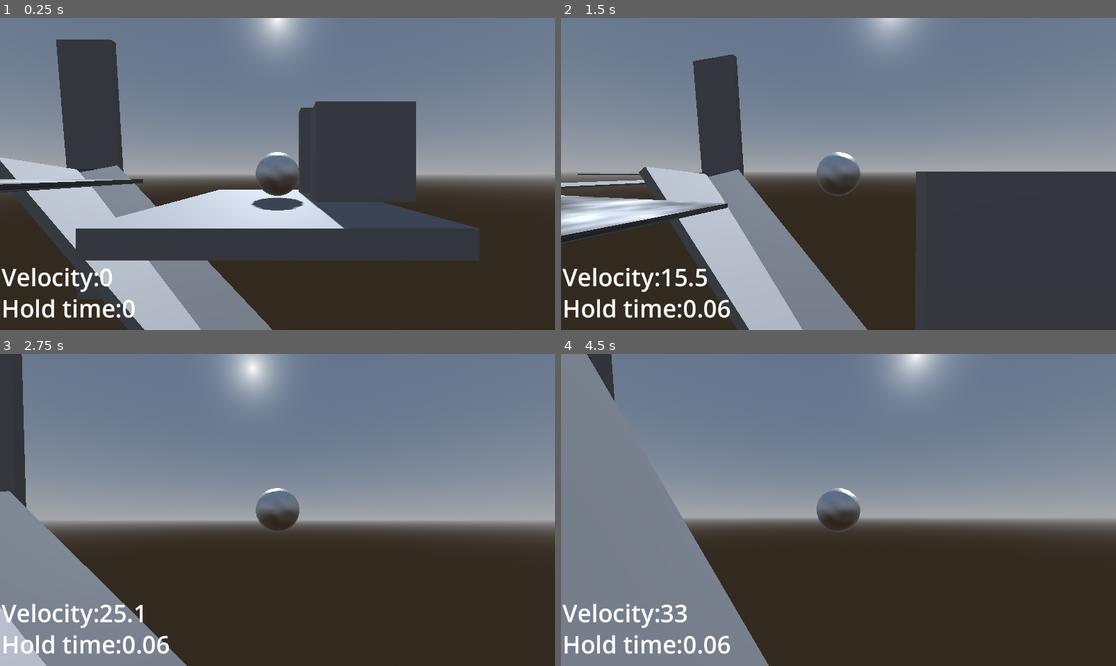
Above: before the commit, frames 1-4 (two rows, left to right).
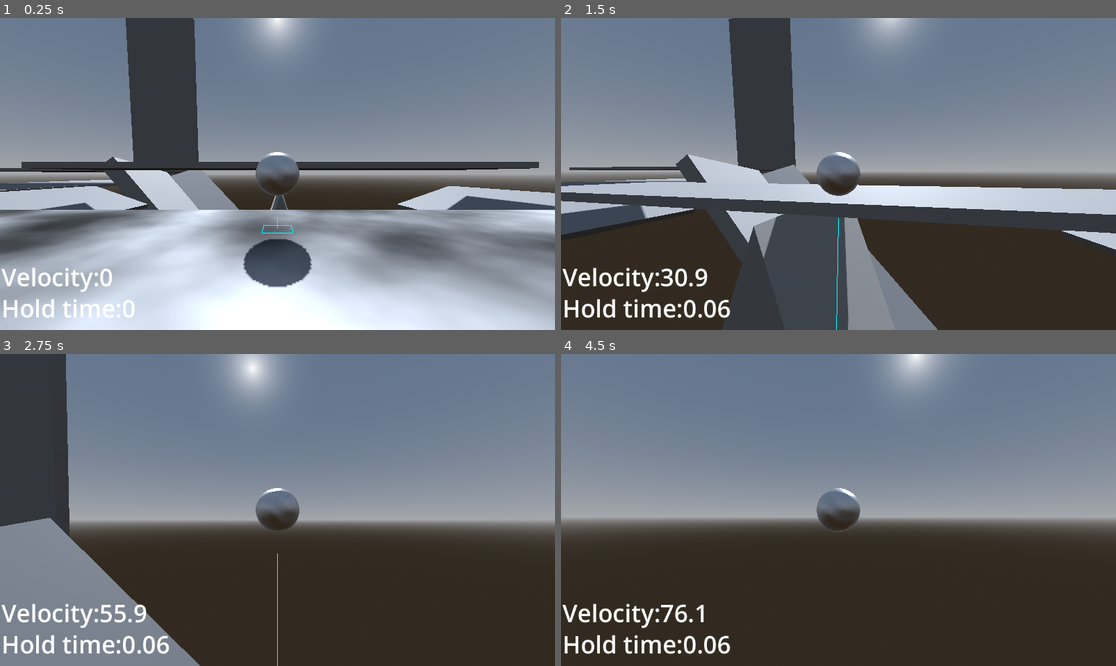
Above: after the commit, the same moments.

Repository: kylekrause3/godotballgame
Game: Godot game, scene res://Levels/Scene 1.tscn
Two runs of this game, one before a commit and one after it. Both use one fixed random seed, a clock stepped at 60 frames per second and the inputs below.
Inputs (mouse positions are in pixels of both pictures, inside the frame that each line leads up to):
- Up to frame 1 (0.25 s): no input
- Up to frame 2 (1.5 s): tap Enter at 0.5 s; move the mouse to (866, 174) at 0.52 s; hold Shift (sprint) 0.53-1.28 s; hold W (up) from 0.53 s (still down); click (866, 174) at 0.67 s; tap Space (jump) at 0.77, 1.07 s; tap Ctrl (slam, bound only after the commit) at 0.8, 1.35 s; move the mouse to (810, 174) at 1.27 s; click (810, 174) at 1.42 s
- Up to frame 3 (2.75 s): keep holding W (up); tap Space (jump) at 1.52, 1.55, 1.82 s; move the mouse to (288, 503) at 2.02 s; hold Space (jump) from 2.03 s (still down); click (288, 503) at 2.17 s; tap Shift (sprint) at 2.3 s
- Up to frame 4 (4.5 s): keep holding W (up); move the mouse to (832, 516) at 2.77 s; release Space (jump) at 2.78 s; tap Shift (sprint) at 2.85, 4.35 s; click (832, 516) at 2.92 s; tap Space (jump) at 3.02, 3.32, 3.77, 3.8, 4.07 s; tap Ctrl (slam, bound only after the commit) at 3.05 s; move the mouse to (877, 513) at 3.52 s; hold Ctrl (slam, bound only after the commit) 3.53-4.28 s; click (877, 513) at 3.67 s; move the mouse to (794, 506) at 4.27 s; click (794, 506) at 4.42 s

The runs differ from the first frame. In frame 1, 59% of the frame differs, in the area x 0-100%, y 0-100%; in frame 2, 43%; in frame 3, 6.6%; in frame 4, 15%.

Commit message:
maxvelosteer slam groundline sprintfov

Diff:
--- a/CameraFollow.gd
+++ b/CameraFollow.gd
@@ -7,6 +7,7 @@
 @export var raycast : RayCast3D
 @export var zoom_fov : bool = false
 @export var zoom_amount : float = 0.5
+@export var fov_change_rate : float = 100
 
 var mouse_input : Vector2 = Vector2.ZERO
 var view_sensitivity_scalar : float = 0.25
@@ -21,6 +22,8 @@
 
 var collision_mask = 0b00000000_00000000_00000000_00000001
 
+@onready var desired_fov = self.fov
+
 func _ready():
 	if target == null:
 		target.position = self.position
@@ -31,7 +34,7 @@
 	raycast.add_exception(target)
 
 
-func _process(_delta):
+func _process(delta):
 	self.position = target.position
 	var backward = get_backward(self.rotation)
 
@@ -49,15 +52,11 @@
 	else:
 		self.position += orbit_radius * backward
 
+	if self.fov - desired_fov > 0:
+		self.fov -= delta * fov_change_rate
+	elif self.fov - desired_fov < 0:
+		self.fov += delta * fov_change_rate
 
-
-	# if(raycast.is_colliding()) stoppign here, realized i cant do it stemming from camera bah
-	'if(touching_ground):
-		if(self.position.y < ground_body.position.y):
-			self.position.y = ground_body.position.y'
-	'if(self.position.y < target.position.y):
-		self.position.y = target.position.y'
-	# TODO: Add collider to camera so you can free rotate if theres no floor
 
 func _input(event):
 	if event is InputEventMouseMotion and do_mouse_movement:
@@ -76,12 +75,14 @@
 		if event.button_index == MOUSE_BUTTON_WHEEL_UP:
 			if zoom_fov:
 				self.fov -= zoom_amount
+				desired_fov -= zoom_amount
 			else:
 				if orbit_radius - zoom_amount > 0:
 					orbit_radius -= zoom_amount
 		if event.button_index == MOUSE_BUTTON_WHEEL_DOWN:
 			if zoom_fov:
 				self.fov += zoom_amount
+				desired_fov += zoom_amount
 			else:
 				orbit_radius += zoom_amount
 	elif event is InputEventKey and event.pressed:
@@ -96,3 +97,7 @@
 	ret = ret.rotated(Vector3(1, 0, 0), rot.x)
 	ret = ret.rotated(Vector3(0, 1, 0), rot.y)
 	return ret.normalized()
+
+
+func set_desired_fov(fov : float) -> void:
+	desired_fov = fov
--- /dev/null
+++ b/DrawLine3D.gd
@@ -0,0 +1,118 @@
+# SOURCE: https://github.com/klaykree/Godot-3D-Lines
+extends Node2D
+
+class Line:
+	var Start
+	var End
+	var LineColor
+	var time
+
+	func _init(Start, End, LineColor, time):
+		self.Start = Start
+		self.End = End
+		self.LineColor = LineColor
+		self.time = time
+
+var Lines = []
+var RemovedLine = false
+
+func _process(delta):
+	for i in range(len(Lines)):
+		Lines[i].time -= delta
+
+	if(len(Lines) > 0 || RemovedLine):
+		queue_redraw() #Calls _draw
+		RemovedLine = false
+
+func _draw():
+	var Cam = get_viewport().get_camera_3d()
+	for i in range(len(Lines)):
+		var ScreenPointStart = Cam.unproject_position(Lines[i].Start)
+		var ScreenPointEnd = Cam.unproject_position(Lines[i].End)
+
+		#Dont draw line if either start or end is considered behind the camera
+		#this causes the line to not be drawn sometimes but avoids a bug where the
+		#line is drawn incorrectly
+		if(Cam.is_position_behind(Lines[i].Start) ||
+			Cam.is_position_behind(Lines[i].End)):
+			continue
+
+		draw_line(ScreenPointStart, ScreenPointEnd, Lines[i].LineColor)
+
+	#Remove lines that have timed out
+	var i = Lines.size() - 1
+	while (i >= 0):
+		if(Lines[i].time < 0.0):
+			Lines.remove_at(i)
+			RemovedLine = true
+		i -= 1
+
+func DrawLine(Start, End, LineColor, time = 0.0):
+	Lines.append(Line.new(Start, End, LineColor, time))
+
+func DrawRay(Start, Ray, LineColor, time = 0.0):
+	Lines.append(Line.new(Start, Start + Ray, LineColor, time))
+
+func DrawCube(Center, HalfExtents, LineColor, time = 0.0):
+	#Start at the 'top left'
+	var LinePointStart = Center
+	LinePointStart.x -= HalfExtents
+	LinePointStart.y += HalfExtents
+	LinePointStart.z -= HalfExtents
+
+	#Draw top square
+	var LinePointEnd = LinePointStart + Vector3(0, 0, HalfExtents * 2.0)
+	DrawLine(LinePointStart, LinePointEnd, LineColor, time);
+	LinePointStart = LinePointEnd
+	LinePointEnd = LinePointStart + Vector3(HalfExtents * 2.0, 0, 0)
+	DrawLine(LinePointStart, LinePointEnd, LineColor, time);
+	LinePointStart = LinePointEnd
+	LinePointEnd = LinePointStart + Vector3(0, 0, -HalfExtents * 2.0)
+	DrawLine(LinePointStart, LinePointEnd, LineColor, time);
+	LinePointStart = LinePointEnd
+	LinePointEnd = LinePointStart + Vector3(-HalfExtents * 2.0, 0, 0)
+	DrawLine(LinePointStart, LinePointEnd, LineColor, time);
+
+	#Draw bottom square
+	LinePointStart = LinePointEnd + Vector3(0, -HalfExtents * 2.0, 0)
+	LinePointEnd = LinePointStart + Vector3(0, 0, HalfExtents * 2.0)
+	DrawLine(LinePointStart, LinePointEnd, LineColor, time);
+	LinePointStart = LinePointEnd
+	LinePointEnd = LinePointStart + Vector3(HalfExtents * 2.0, 0, 0)
+	DrawLine(LinePointStart, LinePointEnd, LineColor, time);
+	LinePointStart = LinePointEnd
+	LinePointEnd = LinePointStart + Vector3(0, 0, -HalfExtents * 2.0)
+	DrawLine(LinePointStart, LinePointEnd, LineColor, time);
+	LinePointStart = LinePointEnd
+	LinePointEnd = LinePointStart + Vector3(-HalfExtents * 2.0, 0, 0)
+	DrawLine(LinePointStart, LinePointEnd, LineColor, time);
+
+	#Draw vertical lines
+	LinePointStart = LinePointEnd
+	DrawRay(LinePointStart, Vector3(0, HalfExtents * 2.0, 0), LineColor, time)
+	LinePointStart += Vector3(0, 0, HalfExtents * 2.0)
+	DrawRay(LinePointStart, Vector3(0, HalfExtents * 2.0, 0), LineColor, time)
+	LinePointStart += Vector3(HalfExtents * 2.0, 0, 0)
+	DrawRay(LinePointStart, Vector3(0, HalfExtents * 2.0, 0), LineColor, time)
+	LinePointStart += Vector3(0, 0, -HalfExtents * 2.0)
+	DrawRay(LinePointStart, Vector3(0, HalfExtents * 2.0, 0), LineColor, time)
+
+# me :3
+func DrawSquare(Center, HalfExtents, LineColor, time = 0.0):
+	#Start at the 'top left'
+	var LinePointStart = Center
+	LinePointStart.x -= HalfExtents
+	LinePointStart.z -= HalfExtents
+
+	#Draw top square
+	var LinePointEnd = LinePointStart + Vector3(0, 0, HalfExtents * 2.0)
+	DrawLine(LinePointStart, LinePointEnd, LineColor, time);
+	LinePointStart = LinePointEnd
+	LinePointEnd = LinePointStart + Vector3(HalfExtents * 2.0, 0, 0)
+	DrawLine(LinePointStart, LinePointEnd, LineColor, time);
+	LinePointStart = LinePointEnd
+	LinePointEnd = LinePointStart + Vector3(0, 0, -HalfExtents * 2.0)
+	DrawLine(LinePointStart, LinePointEnd, LineColor, time);
+	LinePointStart = LinePointEnd
+	LinePointEnd = LinePointStart + Vector3(-HalfExtents * 2.0, 0, 0)
+	DrawLine(LinePointStart, LinePointEnd, LineColor, time);
--- /dev/null
+++ b/GroundLine.gd
@@ -0,0 +1,29 @@
+extends RayCast3D
+
+@export var target : Node3D
+
+var LineDrawer = preload("res://DrawLine3D.gd").new()
+var do_draw : bool = false
+
+var line_color : Color = Color(0, 255, 100)
+
+
+# Called when the node enters the scene tree for the first time.
+func _ready():
+	add_child(LineDrawer)
+	self.target_position = Vector3(0, -100, 0)
+
+
+# Called every frame. 'delta' is the elapsed time since the previous frame.
+func _process(delta):
+	self.position = target.position
+
+	var collision_point = self.get_collision_point()
+	if self.is_colliding() && do_draw:
+		if target.position.y > collision_point.y:
+			LineDrawer.DrawLine(target.position, collision_point, line_color)
+		LineDrawer.DrawSquare(collision_point, 1.0, line_color)
+
+
+func set_draw(condition : bool):
+	do_draw = condition;
--- a/Levels/Scene 1.tscn
+++ b/Levels/Scene 1.tscn
@@ -1,7 +1,7 @@
-[gd_scene load_steps=14 format=3 uid="uid://dy6ow1x3nitpe"]
+[gd_scene load_steps=17 format=3 uid="uid://dy6ow1x3nitpe"]
 
 [ext_resource type="PackedScene" uid="uid://cdxgs6xtn4sb1" path="res://world.tscn" id="1_n61jw"]
-[ext_resource type="Script" path="res://Levels/PlayerSpawn.gd" id="2_lsye4"]
+[ext_resource type="Script" path="res://PlayerSpawn.gd" id="2_lsye4"]
 [ext_resource type="PackedScene" uid="uid://qykwxlkhnxy0" path="res://player.tscn" id="3_4brdu"]
 
 [sub_resource type="Gradient" id="Gradient_au567"]
@@ -23,6 +23,15 @@
 
 [sub_resource type="BoxShape3D" id="BoxShape3D_q3km0"]
 
+[sub_resource type="BoxShape3D" id="BoxShape3D_c6aqe"]
+size = Vector3(85, 1, 20)
+
+[sub_resource type="PrismMesh" id="PrismMesh_61hsx"]
+size = Vector3(26.625, 37.95, 27.315)
+
+[sub_resource type="ConvexPolygonShape3D" id="ConvexPolygonShape3D_w2nth"]
+points = PackedVector3Array(0, 18.975, 13.6575, 0, 18.975, -13.6575, -13.3125, -18.975, 13.6575, 13.3125, -18.975, 13.6575, 13.3125, -18.975, -13.6575, -13.3125, -18.975, -13.6575)
+
 [sub_resource type="ProceduralSkyMaterial" id="ProceduralSkyMaterial_lu257"]
 
 [sub_resource type="Sky" id="Sky_h30fw"]
@@ -48,13 +57,13 @@
 [node name="CollisionShape3D" type="CollisionShape3D" parent="World/Floor/StaticBody3D"]
 shape = SubResource("BoxShape3D_tf7e4")
 
-[node name="camera raycast test zone" type="Node" parent="World"]
-
-[node name="SPAWN_camray" type="Node3D" parent="World/camera raycast test zone" node_paths=PackedStringArray("player")]
+[node name="SPAWN_camray" type="Node3D" parent="World" node_paths=PackedStringArray("player")]
 transform = Transform3D(1, 0, 0, 0, 1, 0, 0, 0, 1, -0.222493, 10.7624, 96.7244)
 visible = false
 script = ExtResource("2_lsye4")
-player = NodePath("../../../Player")
+player = NodePath("../../Player")
+
+[node name="camera raycast test zone" type="Node" parent="World"]
 
 [node name="CSGBox3D2" type="CSGBox3D" parent="World/camera raycast test zone"]
 transform = Transform3D(1, 0, 0, 0, 1, 0, 0, 0, 1, -0.222493, -0.273957, 96.7244)
@@ -136,48 +145,57 @@
 collision_mask = 0
 size = Vector3(2.06059, 3.88779, 2.22914)
 
-[node name="CSGBox3D10" type="CSGBox3D" parent="World/camera raycast test zone"]
+[node name="Thickness test zone" type="Node" parent="World"]
+
+[node name="CSGBox3D10" type="CSGBox3D" parent="World/Thickness test zone"]
 transform = Transform3D(20, 0, 0, 0, 1, 0, 0, 0, 1, 90.9769, -0.00426829, 52.5885)
 use_collision = true
 collision_mask = 0
 size = Vector3(6.12235, 1, 5.50475)
 
-[node name="CSGBox3D11" type="CSGBox3D" parent="World/camera raycast test zone"]
+[node name="CSGBox3D11" type="CSGBox3D" parent="World/Thickness test zone"]
 transform = Transform3D(20, 0, 0, 0, 1, 0, 0, 0, 1, 90.9769, -0.158992, 57.4713)
 use_collision = true
 collision_mask = 0
 size = Vector3(6.12235, 0.690552, 5.50475)
 
-[node name="CSGBox3D12" type="CSGBox3D" parent="World/camera raycast test zone"]
+[node name="CSGBox3D12" type="CSGBox3D" parent="World/Thickness test zone"]
 transform = Transform3D(20, 0, 0, 0, 1, 0, 0, 0, 1, 90.9769, -0.285305, 62.7496)
 use_collision = true
 collision_mask = 0
 size = Vector3(6.12235, 0.437927, 5.50475)
 
-[node name="Label3D2" type="Label3D" parent="World/camera raycast test zone"]
+[node name="Label3D2" type="Label3D" parent="World/Thickness test zone"]
 transform = Transform3D(-0.999968, 0, 0.00804598, 0, 1, 0, -0.00804598, 0, -0.999968, 46.9019, 0.890733, 64.6987)
 pixel_size = 0.02
 text = "0.438m thick
 "
 
-[node name="CSGBox3D13" type="CSGBox3D" parent="World/camera raycast test zone"]
+[node name="CSGBox3D13" type="CSGBox3D" parent="World/Thickness test zone"]
 transform = Transform3D(20, 0, 0, 0, 1, 0, 0, 0, 1, 90.9769, -0.385997, 68.0909)
 use_collision = true
 collision_mask = 0
 size = Vector3(6.122, 0.2, 5.505)
 
-[node name="Label3D" type="Label3D" parent="World/camera raycast test zone"]
+[node name="Label3D" type="Label3D" parent="World/Thickness test zone"]
 transform = Transform3D(-0.999968, 0, 0.00804598, 0, 1, 0, -0.00804598, 0, -0.999968, 38.3205, 0.260198, 70.019)
 pixel_size = 0.02
 text = "0.02 m thick, ground collider has 0.02 m margin (this shouldnt work)
 "
 
+[node name="CSGBox3D14" type="CSGBox3D" parent="World/Thickness test zone"]
+transform = Transform3D(3.82137e-14, 4.37114e-08, 1, 20, -4.37114e-08, 0, 8.74228e-07, 1, -4.37114e-08, -103.131, 55.0419, 157.874)
+use_collision = true
+collision_mask = 0
+size = Vector3(6.122, 0.2, 5.505)
+
+[node name="SPAWN_jump" type="Node3D" parent="World" node_paths=PackedStringArray("player")]
+transform = Transform3D(1, 0, 0, 0, 1, 0, 0, 0, 1, 84.225, 2.28544, -12.1551)
+visible = false
+script = ExtResource("2_lsye4")
+player = NodePath("../../Player")
+
 [node name="jump height test zone" type="Node" parent="World"]
-
-[node name="SPAWN_jump" type="Node3D" parent="World/jump height test zone" node_paths=PackedStringArray("player")]
-transform = Transform3D(1, 0, 0, 0, 1, 0, 0, 0, 1, 84.225, 2.28544, -12.1551)
-script = ExtResource("2_lsye4")
-player = NodePath("../../../Player")
 
 [node name="CSGBox3D10" type="CSGBox3D" parent="World/jump height test zone"]
 transform = Transform3D(1, 0, 0, 0, 1, 0, 0, 0, 1, 56.4672, -0.273957, 9.77019)
@@ -270,6 +288,49 @@
 
 [node name="CollisionShape3D" type="CollisionShape3D" parent="World/race area test zone/MeshInstance3D5/StaticBody3D"]
 shape = SubResource("BoxShape3D_q3km0")
+
+[node name="surface friction test zone" type="Node" parent="World"]
+
+[node name="SPAWN_tt" type="Node3D" parent="World" node_paths=PackedStringArray("player")]
+transform = Transform3D(1, 0, 0, 0, 1, 0, 0, 0, 1, -0.453239, 4.72572, -42.5933)
+script = ExtResource("2_lsye4")
+player = NodePath("../../Player")
+
+[node name="Teeter Totter MAKE SURE MASK IS ON PLAYER" type="Node" parent="World"]
+
+[node name="RigidBody3D" type="RigidBody3D" parent="World/Teeter Totter MAKE SURE MASK IS ON PLAYER"]
+transform = Transform3D(1, 0, 0, 0, 1, 0, 0, 0, 1, 0, 6, -72)
+collision_mask = 3
+
+[node name="CollisionShape3D" type="CollisionShape3D" parent="World/Teeter Totter MAKE SURE MASK IS ON PLAYER/RigidBody3D"]
+shape = SubResource("BoxShape3D_c6aqe")
+
+[node name="CSGBox3D" type="CSGBox3D" parent="World/Teeter Totter MAKE SURE MASK IS ON PLAYER/RigidBody3D/CollisionShape3D"]
+size = Vector3(85, 1, 20)
+
+[node name="StaticBody3D" type="StaticBody3D" parent="World/Teeter Totter MAKE SURE MASK IS ON PLAYER"]
+transform = Transform3D(1, 0, 0, 0, 1, 0, 0, 0, 1, 0, 0, -72)
+
+[node name="MeshInstance3D" type="MeshInstance3D" parent="World/Teeter Totter MAKE SURE MASK IS ON PLAYER/StaticBody3D"]
+transform = Transform3D(1, 0, 0, 0, 1, 0, 0, 0, 1, 0, -17.5945, 0)
+mesh = SubResource("PrismMesh_61hsx")
+skeleton = NodePath("")
+
+[node name="CollisionShape3D" type="CollisionShape3D" parent="World/Teeter Totter MAKE SURE MASK IS ON PLAYER/StaticBody3D"]
+transform = Transform3D(1, 0, 0, 0, 1, 0, 0, 0, 1, 0, -17.5945, 0)
+shape = SubResource("ConvexPolygonShape3D_w2nth")
+
+[node name="CSGBox3D10" type="CSGBox3D" parent="World/Teeter Totter MAKE SURE MASK IS ON PLAYER"]
+transform = Transform3D(0.943951, -0.330086, 0, 0.330086, 0.943951, 0, 0, 0, 1, 40.3356, -2.07185, -71.0384)
+use_collision = true
+collision_mask = 0
+size = Vector3(15.5973, 1, 28.6025)
+
+[node name="CSGBox3D11" type="CSGBox3D" parent="World/Teeter Totter MAKE SURE MASK IS ON PLAYER"]
+transform = Transform3D(-0.943801, 0.330514, -8.74228e-08, 0.330514, 0.943801, 0, 8.25097e-08, -2.88945e-08, -1, -44.1031, -2.07185, -71.0384)
+use_collision = true
+collision_mask = 0
+size = Vector3(15.5973, 1, 28.6025)
 
 [node name="Player" parent="." instance=ExtResource("3_4brdu")]
 transform = Transform3D(1, 0, 0, 0, 1, 0, 0, 0, 1, 0, 3, 0)
--- a/player.tscn
+++ b/player.tscn
@@ -1,8 +1,33 @@
-[gd_scene load_steps=6 format=3 uid="uid://qykwxlkhnxy0"]
+[gd_scene load_steps=11 format=3 uid="uid://qykwxlkhnxy0"]
 
-[ext_resource type="PackedScene" uid="uid://b1x8gngfgsham" path="res://rb_player.tscn" id="1_at6da"]
 [ext_resource type="Script" path="res://CameraFollow.gd" id="2_awyvt"]
 [ext_resource type="Script" path="res://GroundCheck.gd" id="3_nf08y"]
+[ext_resource type="Script" path="res://player_movement.gd" id="3_nub3k"]
+[ext_resource type="Script" path="res://GroundLine.gd" id="4_p8gwd"]
+
+[sub_resource type="FastNoiseLite" id="FastNoiseLite_vy6pb"]
+noise_type = 3
+seed = 1
+frequency = 0.003
+
+[sub_resource type="NoiseTexture2D" id="NoiseTexture2D_j0xa1"]
+in_3d_space = true
+seamless = true
+seamless_blend_skirt = 1.0
+as_normal_map = true
+bump_strength = 3.5
+noise = SubResource("FastNoiseLite_vy6pb")
+
+[sub_resource type="StandardMaterial3D" id="StandardMaterial3D_lwft2"]
+metallic = 1.0
+roughness = 0.28
+emission_energy_multiplier = 0.1
+normal_enabled = true
+normal_texture = SubResource("NoiseTexture2D_j0xa1")
+clearcoat_enabled = true
+clearcoat_roughness = 0.0
+
+[sub_resource type="SphereShape3D" id="SphereShape3D_gry63"]
 
 [sub_resource type="SphereShape3D" id="SphereShape3D_6on4h"]
 radius = 1.25
@@ -12,10 +37,29 @@
 
 [node name="Player" type="Node3D"]
 
-[node name="RBPlayer" parent="." node_paths=PackedStringArray("velocity_label", "jumptime_label") instance=ExtResource("1_at6da")]
-gravity_scale = 2.0
+[node name="RBPlayer" type="RigidBody3D" parent="." node_paths=PackedStringArray("velocity_label", "jumptime_label", "ground_line", "camera")]
+collision_layer = 2
+gravity_scale = 1.85
+continuous_cd = true
+script = ExtResource("3_nub3k")
 velocity_label = NodePath("../Velocity")
 jumptime_label = NodePath("../jumptime")
+ground_line = NodePath("../Ground RayCast")
+camera = NodePath("../Camera3D")
+
+[node name="CSGSphere3D" type="CSGSphere3D" parent="RBPlayer"]
+radius = 1.5
+radial_segments = 24
+rings = 24
+material = SubResource("StandardMaterial3D_lwft2")
+
+[node name="CollisionShape3D" type="CollisionShape3D" parent="RBPlayer"]
+transform = Transform3D(3, 0, 0, 0, 3, 0, 0, 0, 3, 0, 0, 0)
+shape = SubResource("SphereShape3D_gry63")
+
+[node name="Ground RayCast" type="RayCast3D" parent="." node_paths=PackedStringArray("target")]
+script = ExtResource("4_p8gwd")
+target = NodePath("../RBPlayer")
 
 [node name="Camera3D" type="Camera3D" parent="." node_paths=PackedStringArray("target", "raycast")]
 transform = Transform3D(0.71934, -0.220418, 0.658761, 0, 0.948324, 0.317305, -0.694658, -0.22825, 0.682167, 0, 3, 7)
--- a/player_movement.gd
+++ b/player_movement.gd
@@ -1,20 +1,23 @@
 extends RigidBody3D
-
-var forward : Vector3 = Vector3(1, 0, 0);
 
 var move_input : Vector2
 
 @export var base_speed : float = 55
-@export var max_velocity : float = 40
+@export var max_velocity : float = 100
 @export var jump_velocity : float = 15
 @export var jump_held_max_secs : float = 0.4
 @export var sprint_speed : float = 75
 @export var velocity_label : Label
 @export var jumptime_label : Label
 
+@export var ground_line : Node3D
+@export var camera : Camera3D
+
+@onready var camera_fov : float = camera.fov
+
 var local_rotation : float = 0
 
-var velocity : Vector3 = Vector3(0, 0, 0)
+var wish_velocity : Vector3 = Vector3(0, 0, 0)
 
 var is_on_floor : bool = false
 var rolling_resistance : float = 0.3
@@ -33,11 +36,13 @@
 
 var ground_bodies : int = 0
 
+@onready var set_gravity_scale = self.gravity_scale
+
 func _ready():
 	pass
 
 func _physics_process(delta):
-	var xz_velocity : float = abs(linear_velocity.x) + abs(linear_velocity.z) /2
+	var xz_velocity : Vector3 = Vector3(linear_velocity.x, 0, linear_velocity.z)
 	var dir : Vector3 = Vector3()
 	#movement input
 	move_input = Input.get_vector("left","right","down","up")
@@ -52,23 +57,40 @@
 	if amount_forward < 0: # if we are trying to slow the ball down
 		brake_help = 1 + abs(amount_forward)
 	applied_speed = base_speed
+	camera.set_desired_fov(camera_fov)
 	if Input.is_action_pressed("sprint"):
 		applied_speed = sprint_speed
+		camera.set_desired_fov(camera_fov + 10)
 
-	velocity = dir * applied_speed
-	if xz_velocity < max_velocity: # else, just apply steering (no steering currently if greater than max velo)
+	# Translate input direction into force
+	wish_velocity = dir * applied_speed
+	if xz_velocity.length() < max_velocity: # else, just apply steering (no steering currently if greater than max velo)
 		if is_on_floor:
-			apply_central_force(velocity * brake_help)
+			apply_central_force(wish_velocity * brake_help)
 		else:
-			apply_central_force((velocity * brake_help) / 3)
+			apply_central_force((wish_velocity * brake_help) / 3)
+	else: # find wish_velocity component perpendicular to xz_velocity, see https://www.youtube.com/watch?v=CIVRlgjZ6LI
+		# magnitude of parallel component of wish_velocity on xz_velocity
+		var parallel_magnitude : float = wish_velocity.dot(xz_velocity)/xz_velocity.length()
 
-	if Input.is_action_just_pressed("jump") and is_on_floor:
+		# two parallel vectors are proportional by their magnitudes
+		var parallel_component : Vector3 = parallel_magnitude * (xz_velocity / xz_velocity.length())
+
+		# remove all wish_velocity parallel to forward, this is steering amount
+		var wish_perpendicular : Vector3 = wish_velocity - parallel_component
+
+		if is_on_floor: # brake_help should always be 1 here
+			apply_central_force(wish_perpendicular * brake_help)
+		else:
+			apply_central_force((wish_perpendicular * brake_help) / 3)
+
+	# jumping
+	if Input.is_action_just_pressed("jump") && is_on_floor:
 		is_on_floor = false
 		apply_central_impulse(Vector3.UP * jump_velocity)
 		jump_held = true # toggle jump held (higher jump for longer hold)
 
-	# longer jumps if jump key is pressed and held
-	if jump_held and Input.is_action_pressed("jump"):
+	if jump_held && Input.is_action_pressed("jump"):
 		jump_held_time += delta
 		if jump_held_time < jump_held_max_secs:
 			apply_central_impulse(Vector3.UP * jump_velocity * delta)
@@ -80,16 +102,22 @@
 		jump_held_time = 0
 
 
-	var display_velocity : String = "Velocity:\t" + str(int(xz_velocity * 10) / 10.0)
+	# slam
+	self.gravity_scale = set_gravity_scale
+	if Input.is_action_pressed("slam"):
+		self.gravity_scale = 10
+
+
+	# screen stuff
+	var display_velocity : String = "Velocity:\t" + str(int(xz_velocity.length() * 10) / 10.0)
 	velocity_label.text = display_velocity
 	jumptime_label.text = "Hold time:\t" + str(int(display_jumptime * 100) / 100.0)
 
+	ground_line.set_draw(!is_on_floor)
+
 
 func _integrate_forces(state):
-	# govern speed of object
-	if state.linear_velocity.x > max_velocity || state.linear_velocity.y > max_velocity:
-		state.linear_velocity = state.linear_velocity.normalized() * max_velocity
-	# i should actually look up how to do a proper friction system
+	# use physics material for more proper friction system
 	# apply force of friction
 	if state.linear_velocity.length() > 0 and is_on_floor:
 		var friction : Vector3 = Vector3.ONE * rolling_resistance * 9.8 * self.mass
@@ -105,7 +133,6 @@
 		do_teleport = false
 
 
-
 func _input(event):
 	if event.is_action_pressed("reset"):
 		self.teleport(spawn)
@@ -114,6 +141,7 @@
 func teleport(pos : Vector3) -> void:
 	do_teleport = true
 	teleport_location = pos
+
 
 func set_spawn(pos : Vector3) -> void:
 	self.spawn = pos
@@ -135,4 +163,3 @@
 func remove_ground_count() -> void:
 	ground_bodies -= 1
 	is_on_floor = ground_bodies > 0
-# https://github.com/Chevifier/Rigid-Body-FPS-Controller-Tutorial/blob/main/RBPlayer.gd
--- a/project.godot
+++ b/project.godot
@@ -57,6 +57,11 @@
 "events": [Object(InputEventKey,"resource_local_to_scene":false,"resource_name":"","device":-1,"window_id":0,"alt_press …(182 unchanged characters)…
 ]
 }
+slam={
+"deadzone": 0.5,
+"events": [Object(InputEventKey,"resource_local_to_scene":false,"resource_name":"","device":-1,"window_id":0,"alt_pressed":false,"shift_pressed":false,"ctrl_pressed":false,"meta_pressed":false,"pressed":false,"keycode":0,"physical_keycode":4194326,"key_label":0,"unicode":0,"echo":false,"script":null)
+]
+}
 
 [layer_names]
 
Renamed: Levels/PlayerSpawn.gd -> PlayerSpawn.gd
Not shown: 3 places in rb_player_old.tscn that only renumber resources
